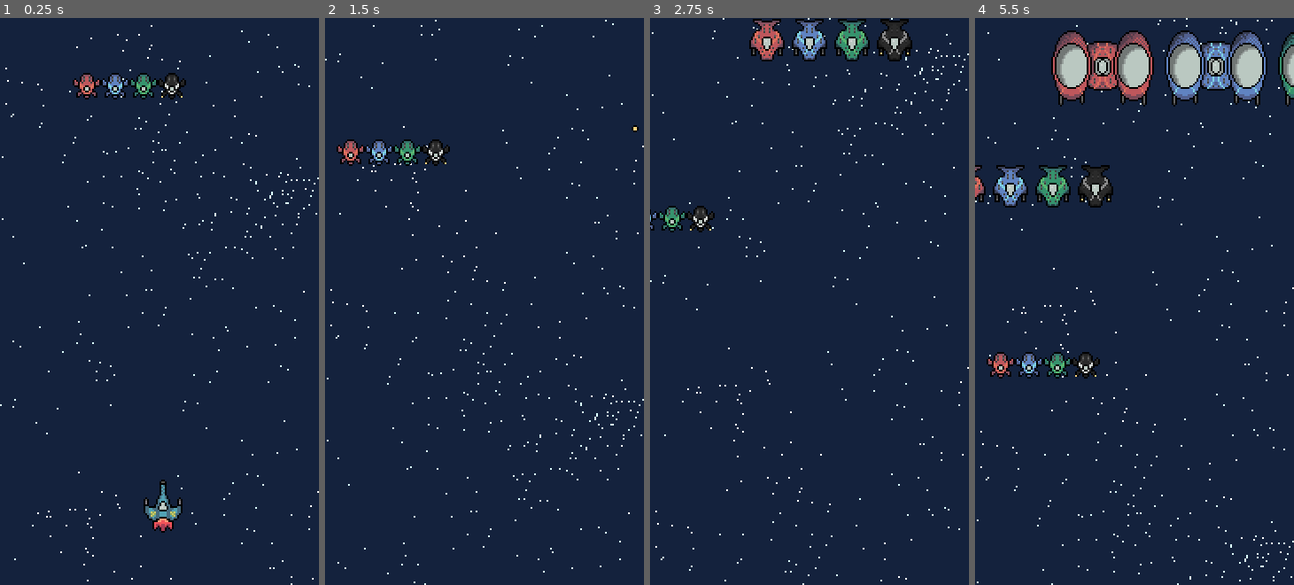
Above: before the commit, frames 1-4 (left to right).
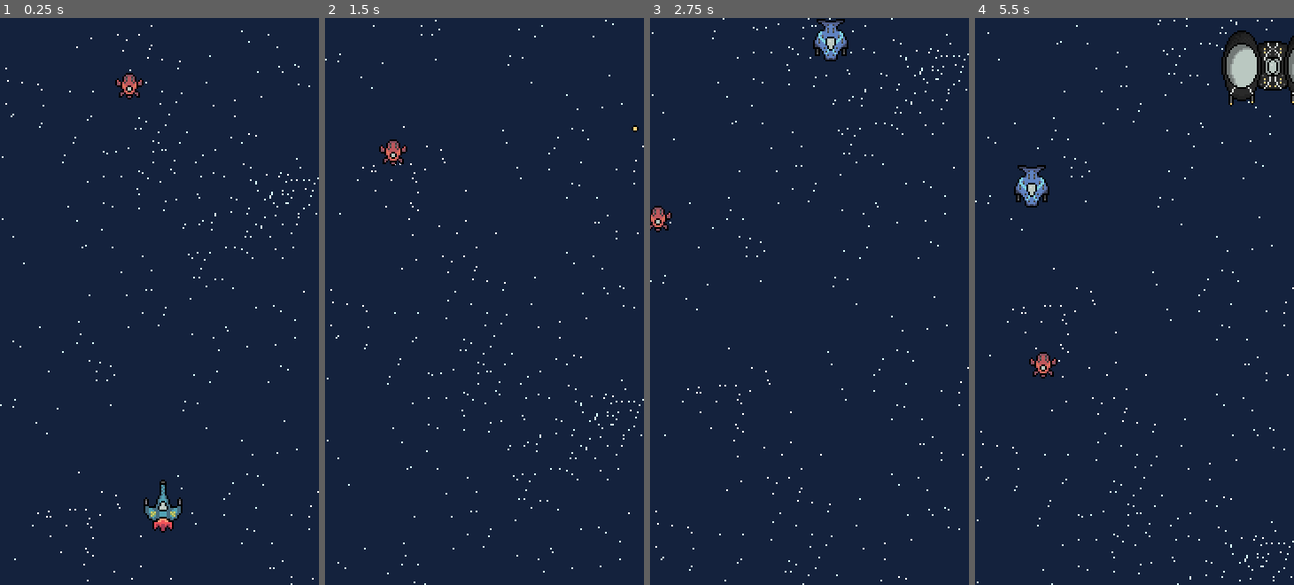
Above: after the commit, the same moments.

Repository: jammin-ben/Space_Shooter
Game: Godot game, scene res://Levels/World.tscn
Same seed, same stepped clock (60 frames per second), same inputs: the game is played once before the commit and once after it.
Inputs:
- Up to frame 1 (0.25 s): no input
- Up to frame 2 (1.5 s): tap Enter (ui_accept) at 0.5, 0.77 s; hold Right (ui_right) 0.53-1.28 s; hold Down (ui_down) from 1.28 s (still down)
- Up to frame 3 (2.75 s): tap Enter (ui_accept) at 1.52 s; release Down (ui_down) at 2.03 s; hold Right (ui_right) from 2.03 s (still down)
- Up to frame 4 (5.5 s): release Right (ui_right) at 2.78 s; hold Up (ui_up) 2.78-3.53 s; tap Enter (ui_accept) at 3.02, 3.77, 4.52 s; hold Left (ui_left) 3.53-5.03 s; hold Down (ui_down) from 5.03 s (still down)

The runs differ from the first frame. In frame 1, 1.1% of the frame differs, in the area x 22-59%, y 9-15%; in frame 2, 1.1%; in frame 3, 3.0%; in frame 4, 10%, in the area x 0-100%, y 2-64%.

Commit message:
Picked colors

Diff:
--- a/Enemies/Enemy_Basic.tscn
+++ b/Enemies/Enemy_Basic.tscn
@@ -31,6 +31,7 @@
 [node name="Sprite" type="Sprite" parent="."]
 position = Vector2( 46.5685, 0 )
 texture = ExtResource( 2 )
+hframes = 4
 
 [node name="Area2D" parent="Sprite" instance=ExtResource( 3 )]
 
--- a/Enemies/Enemy_Large.tscn
+++ b/Enemies/Enemy_Large.tscn
@@ -13,6 +13,7 @@
 [node name="Sprite" parent="." index="0"]
 position = Vector2( 4.06369, 0 )
 texture = ExtResource( 3 )
+frame = 3
 
 [node name="CollisionShape2D" parent="Sprite/Area2D" index="0"]
 shape = SubResource( 1 )
--- a/Enemies/Enemy_Medium.tscn
+++ b/Enemies/Enemy_Medium.tscn
@@ -23,12 +23,13 @@
 "values": [ Vector2( -50, 0 ), Vector2( 50, 0 ) ]
 }
 
-[node name="Enemy_Medium" instance=ExtResource( 1 )]
+[node name="Enemy_Medium" index="0" instance=ExtResource( 1 )]
 script = ExtResource( 2 )
 
 [node name="Sprite" parent="." index="0"]
 position = Vector2( 46.4798, 0 )
 texture = ExtResource( 3 )
+frame = 1
 
 [node name="CollisionShape2D" parent="Sprite/Area2D" index="0"]
 shape = SubResource( 1 )
